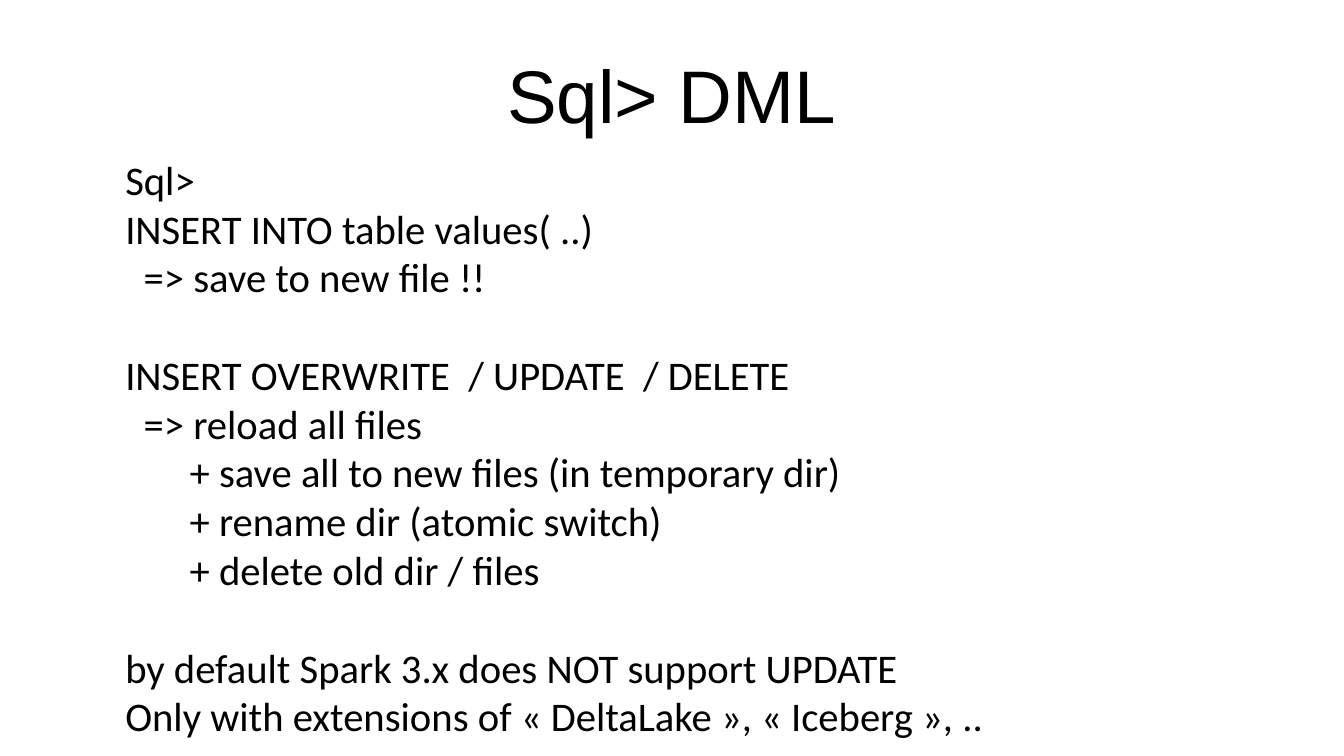
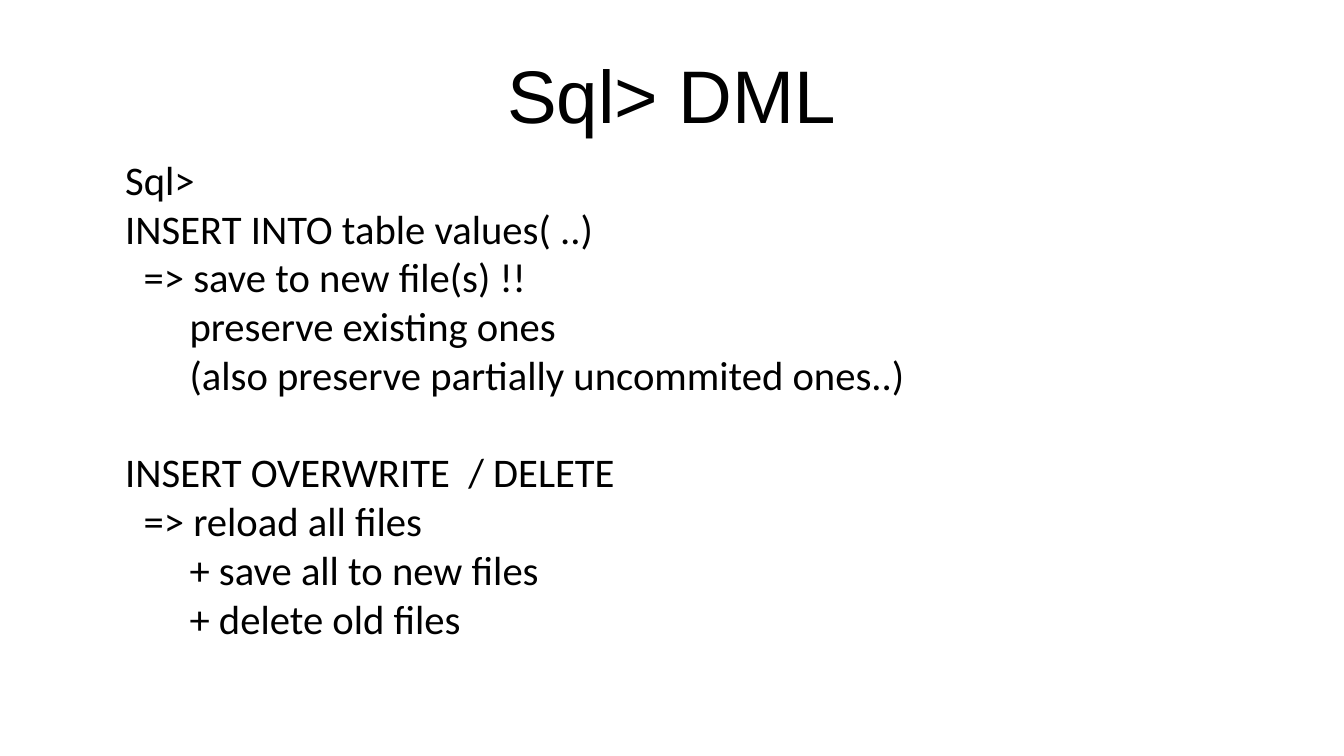
Before and after one commit to Arnaud-Nauwynck/presentations, a slide deck: slide 14 of pres-bigdata/BigData-4-hadoop-parquet-spark.pptx (slide 13 before the commit). Drawn at 1344x756 pixels with LibreOffice and Linux fonts; fonts in the diff are those of the drawing. Boxes give left, top, right and bottom in pixels: in the first picture for what was removed or moved away, otherwise in the second. Text is boxed around its words. In the diff, an @@ line names an element or a change of style, - is before the commit and + after.

```diff
--- a/pres-bigdata/BigData-4-hadoop-parquet-spark.pptx
+++ b/pres-bigdata/BigData-4-hadoop-parquet-spark.pptx
@@ text at <box>125,262,905,488</box>: text changed @@
-=> save to new file !!
-INSERT OVERWRITE / UPDATE / DELETE
+=> save to new file(s) !!
+preserve existing ones
+(also preserve partially uncommited ones..)
+INSERT OVERWRITE / DELETE
@@ text at <box>219,556,539,635</box>: text changed @@
-+ save all to new files (in temporary dir)
-+ rename dir (atomic switch)
-+ delete old dir / files
-by default Spark 3.x does NOT support UPDATE
-Only with extensions of « DeltaLake », « Iceberg », ..
++ save all to new files
++ delete old files
```
Also in this commit, not shown: 4 other slides changed, 9 slides added, 1 slide removed.
